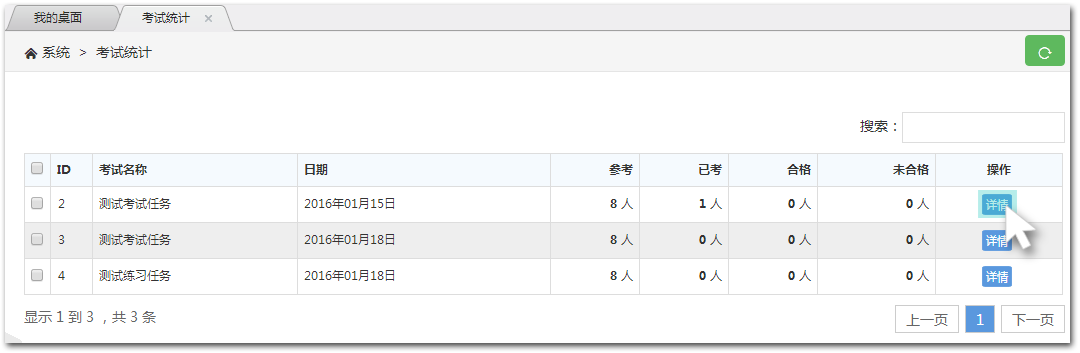
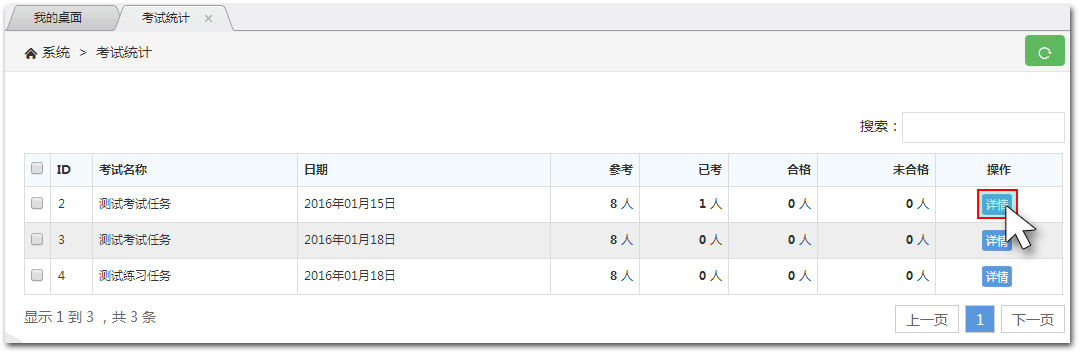
Layered file, before and after one edit (1080x353). Changes by layer:
added layer "图层 5" in group "菜单子项指示层" over [977, 189, 1018, 219]
